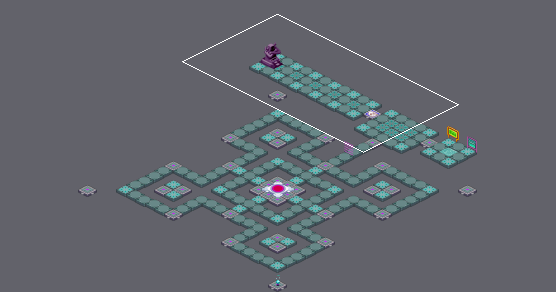
A Tiled map gets an edit: areas/SubNet0.tmx. The picture above shows the old version from afar; the outline marks the close-up.
Close-up. Old version:
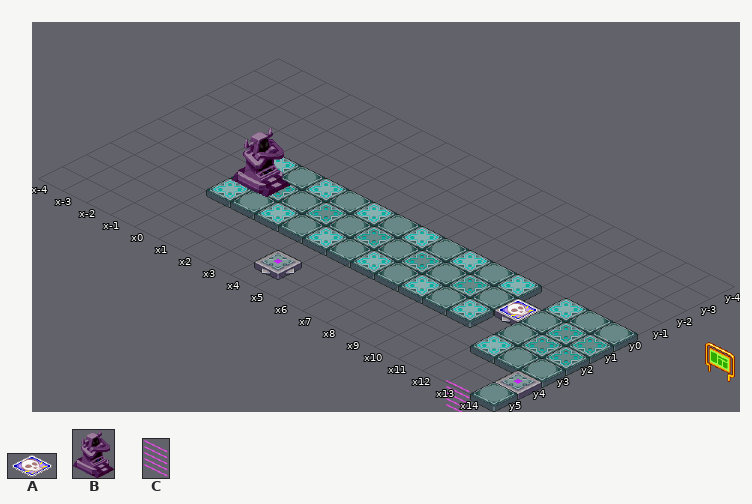
Cells are 64x32 px. Isometric: x runs down to the right, y down to the left. Shown: x -4..14, y -4..5.
Key: from "EXE6 boss markers": A 6; from "UndernetStatue": B 0; from "gate": C 0.
Objects are placed by the point they stand on, in cells (3,4 is the top-left corner of cell 3,4); size is 1x1 cell unless given.
Layers that did not change in this view are not listed.
Objects on layer "Ground1 #2" before:
A at 11,1
B at 1,2 size 1.2x2.9
C "Checkpoint" at 14.8,7.2 size 0.5x1.6
The same view after the edit:
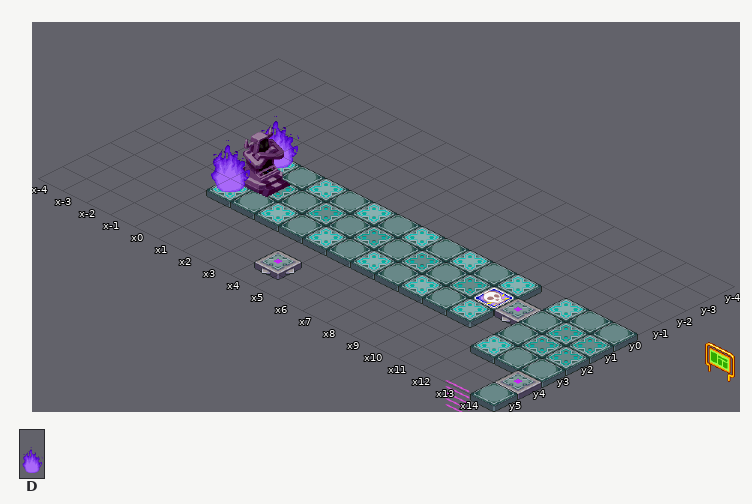
Further tiles: from "obstacle fire 2": D 6.
What changed:
Layer "Ground1 #2":
changed: A at 11,1 -> A at 10,1
added: D at 0.5,0.5 size 1x4
added: D at 0.5,2.5 size 1x4
Where, in picture pixels (left, top, right, bottom), the same in both close-ups:
added: (211, 116, 299, 190)
changed: (474, 287, 514, 298)
